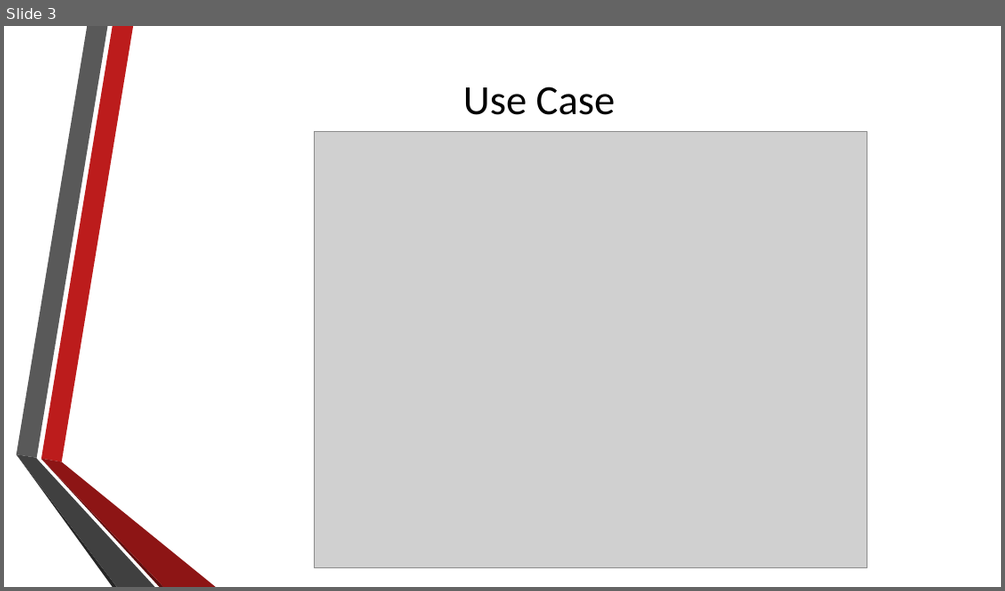
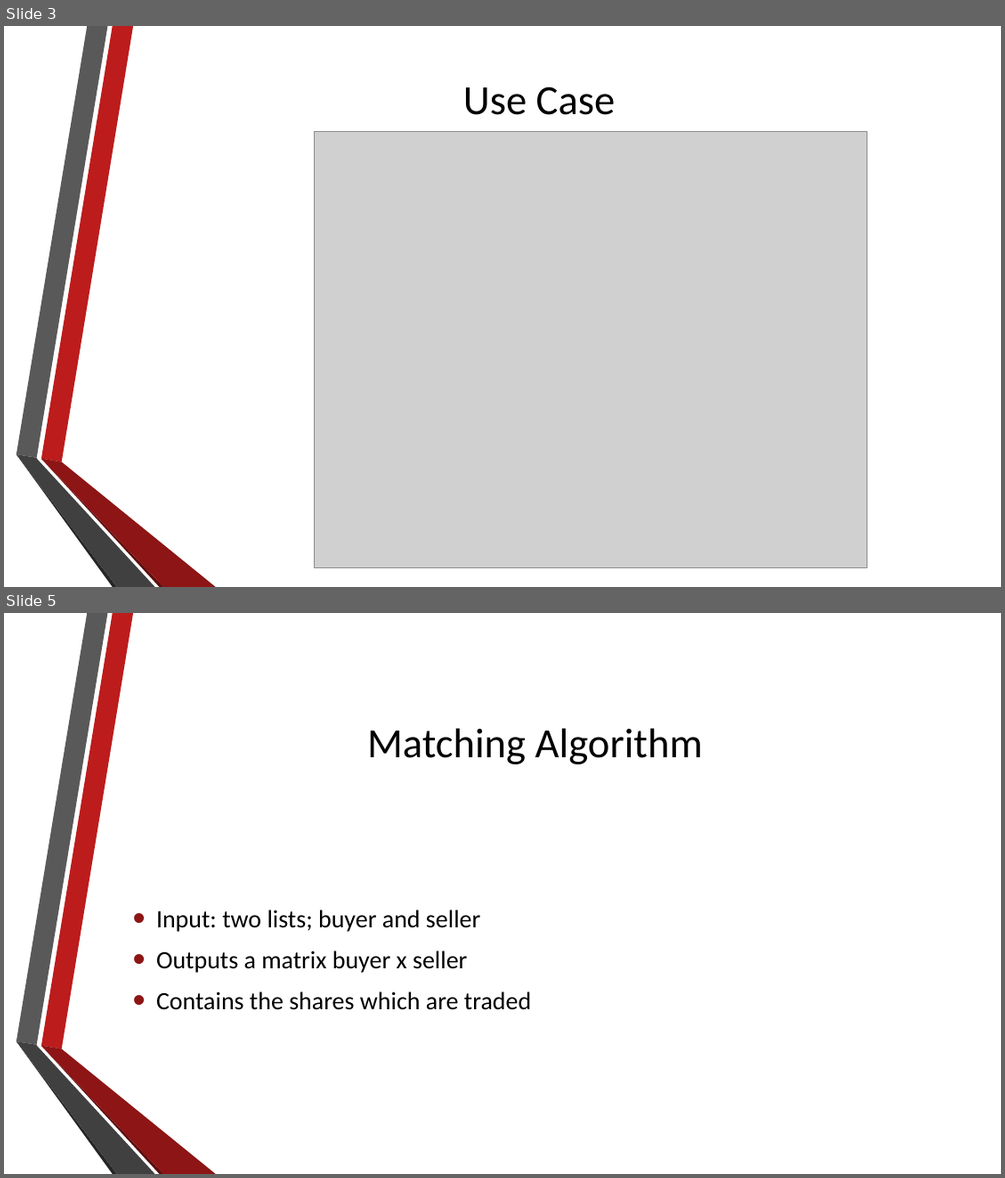
Before and after one commit to agoscinski/FinanceServiceComputing, a slide deck: presentations/ExchangeSimulator2.pptx. Shown one above the other, each under a label of ours: slide 3 before the commit, slides 3 and 5 after it; the slides between them are not shown. The pictures are 1005x591 and 1005x1178 pixels, drawn with LibreOffice and Linux fonts; fonts in the diff are those of the drawing; grey boxes stand for pictures; background and template pictures are left out. Boxes give left, top, right and bottom in pixels: in the first picture for what was removed or moved away, otherwise in the second. Text is boxed around its words. In the diff, an @@ line names an element or a change of style, - is before the commit and + after.

```diff
--- a/presentations/ExchangeSimulator2.pptx
+++ b/presentations/ExchangeSimulator2.pptx
@@ slide 5 added at [4, 613, 1001, 1174], background picture (left out); not listed: 6 template elements that a slide beside it also shows @@
@@ title added at [367, 728, 703, 764], 40 pt, text #000000 @@
+Matching Algorithm
@@ text added at [156, 909, 531, 1010], 24 pt, text #000000 @@
+• Input: two lists; buyer and seller
+• Outputs a matrix buyer x seller
+• Contains the shares which are traded
```
Also in this commit, not shown: 1 slide changed.
